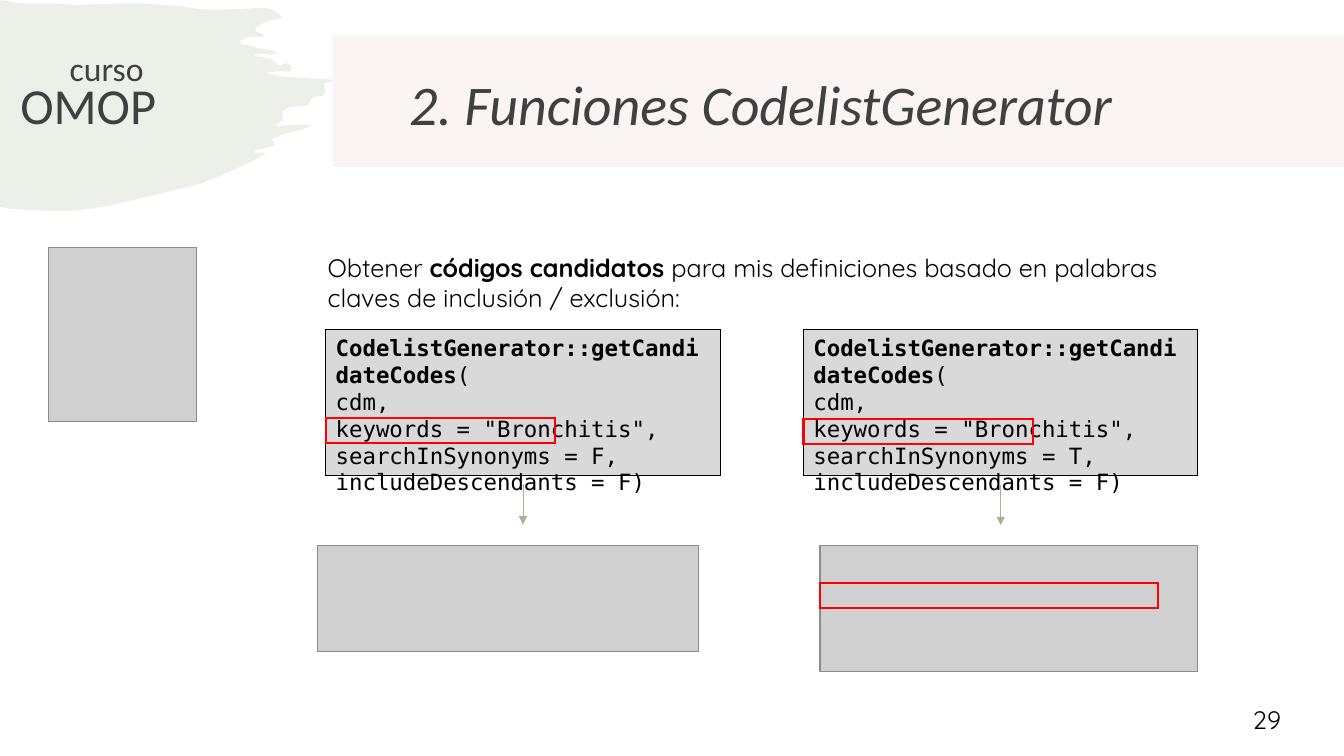
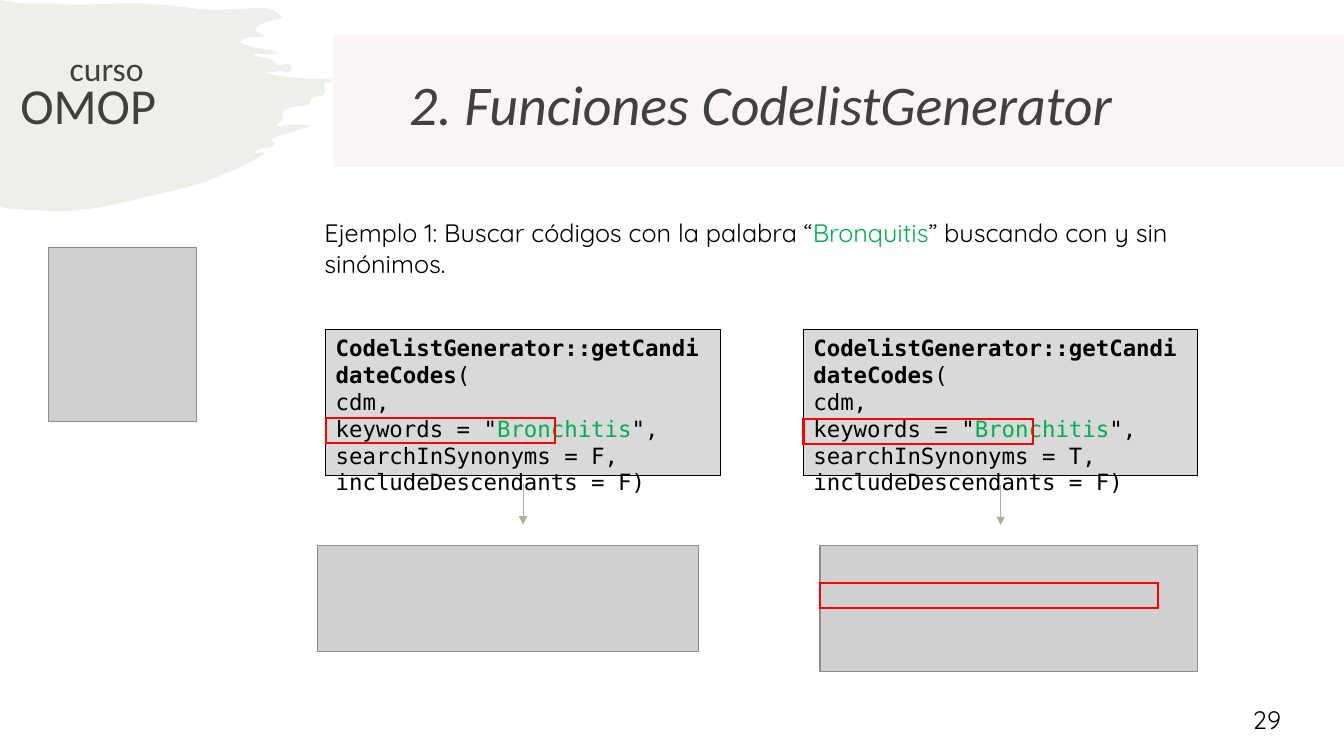
Before and after one commit to rwepi-idiapjgol/Curso_Introduccion_OMOP_2025, a slide deck: slide 29 of Dia2/CodeListGenerator/CodeListGenerator.pptx. Drawn at 1344x756 pixels with LibreOffice and Linux fonts; fonts in the diff are those of the drawing; grey boxes stand for pictures. Boxes give left, top, right and bottom in pixels: in the first picture for what was removed or moved away, otherwise in the second. Text is boxed around its words. In the diff, an @@ line names an element or a change of style, - is before the commit and + after.

Commit message:
CodelistGenerator

```diff
--- a/Dia2/CodeListGenerator/CodeListGenerator.pptx
+++ b/Dia2/CodeListGenerator/CodeListGenerator.pptx
@@ text added at box(324, 223, 1168, 274), 18 pt, text #000000 @@
+Ejemplo 1: Buscar códigos con la palabra “Bronquitis” buscando con y sin sinónimos.
@@ text removed at box(328, 257, 1157, 308) @@
-Obtener códigos candidatos para mis definiciones basado en palabras claves de inclusión / exclusión:
@@ text in rectangle at box(336, 418, 659, 442): text colour #000000 to #00B050 in ""Bronchitis"," @@
@@ text in rectangle at box(813, 418, 1136, 442): text colour #000000 to #00B050 in ""Bronchitis"," @@
```
Also in this commit, not shown: 20 other slides changed, 1 slide added, 1 slide removed, 1 other file.
